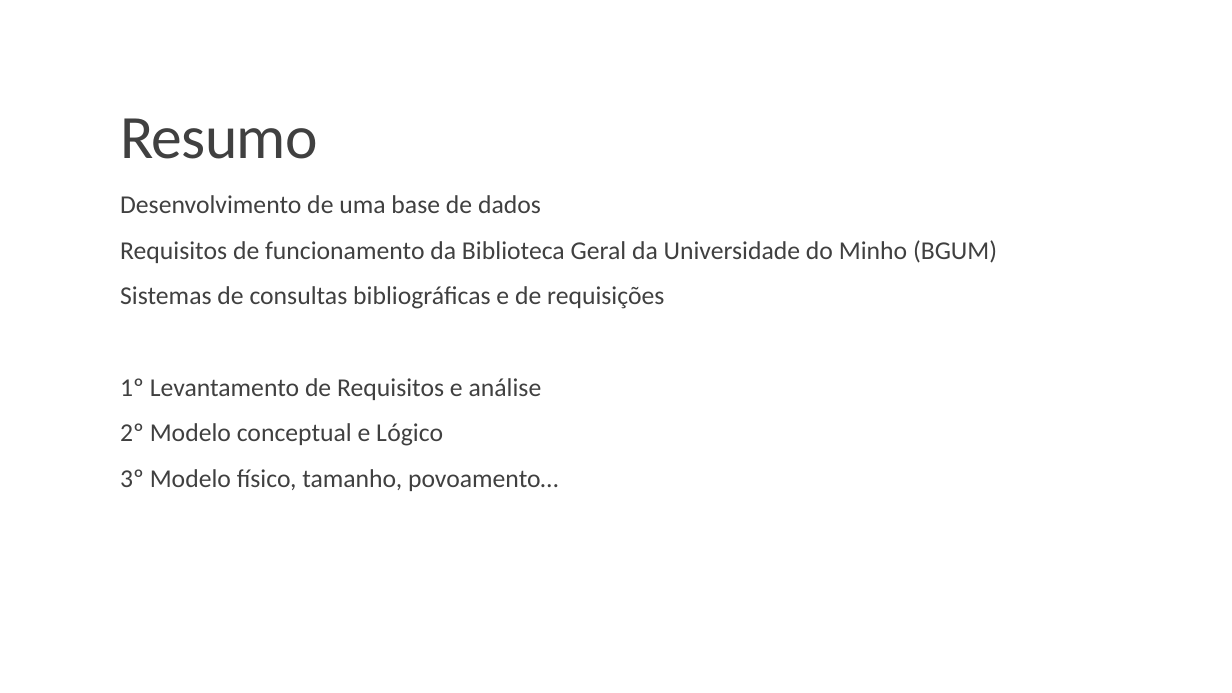
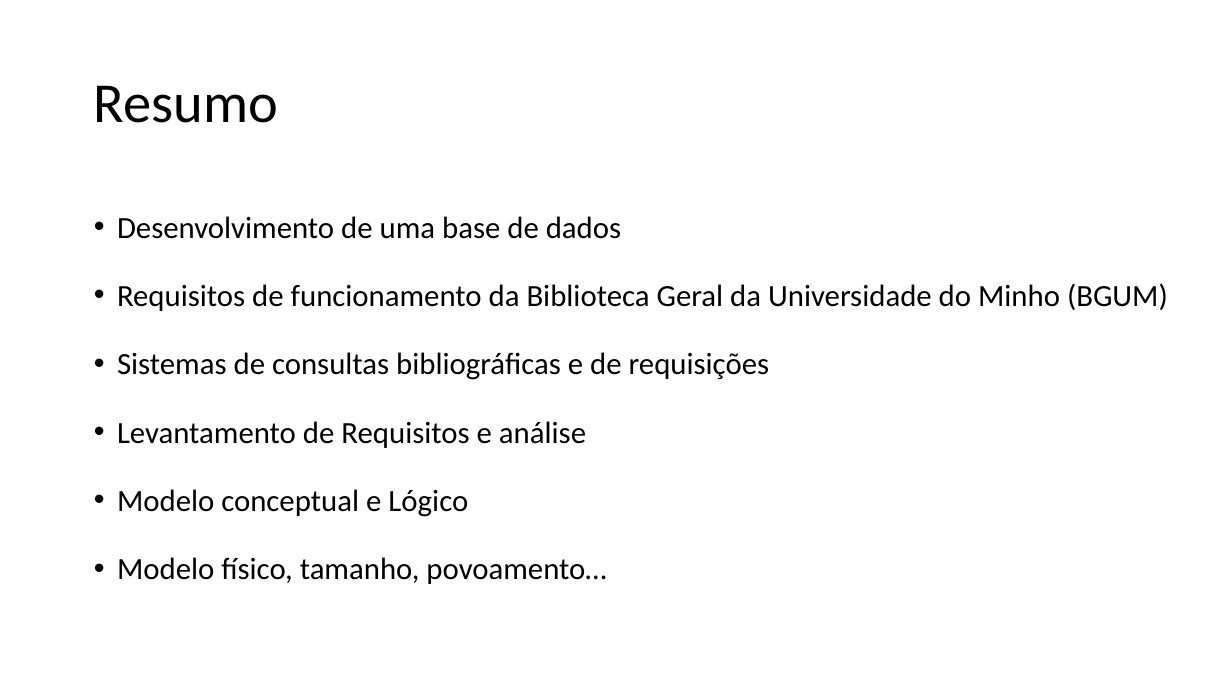
Before and after one commit to b-p3r/BD-1516, a slide deck: slide 3 of begininPP.pptx. Drawn at 1232x693 pixels with LibreOffice and Linux fonts; fonts in the diff are those of the drawing. Boxes give left, top, right and bottom in pixels: in the first picture for what was removed or moved away, otherwise in the second. Text is boxed around its words. In the diff, an @@ line names an element or a change of style, - is before the commit and + after.

Commit message:
submete modelo conceptual e capa + cenas

```diff
--- a/begininPP.pptx
+++ b/begininPP.pptx
@@ title "Resumo": place and size @@
-title "Resumo" at bbox=[120, 118, 318, 159]
+title "Resumo" at bbox=[94, 85, 278, 123]
@@ title "Resumo" at bbox=[94, 85, 278, 123]: size 48 to 44 pt, text colour #404040 to #000000, letter spacing -0.5 to 0 pt; line spacing 0.85 to 0.9; vertical alignment bottom to middle @@
@@ text "Desenvolvimento de uma base de ...": place and size @@
-text "Desenvolvimento de uma base de ..." at bbox=[120, 195, 997, 491]
+text "Desenvolvimento de uma base de ..." at bbox=[117, 216, 1168, 584]
@@ text at bbox=[117, 216, 1168, 380]: size 20 to 24 pt, text colour #404040 to #000000 in "Desenvolvimento de uma base de dados", "Requisitos de funcionamento da Biblioteca Geral da ...", "Sistemas de consultas bibliográficas e de requisições"; alignment left to justified; bullet   to •; line spacing 0.9 to 1.5; less space between paragraphs @@
@@ text at bbox=[117, 421, 606, 584]: text changed; size 20 to 24 pt; text colour #404040 to #000000 @@
-  1º Levantamento de Requisitos e análise
-  2º Modelo conceptual e Lógico
-  3º Modelo físico, tamanho, povoamento…
+• Levantamento de Requisitos e análise
+• Modelo conceptual e Lógico
+• Modelo físico, tamanho, povoamento…
```
Also in this commit, not shown: 9 other slides changed, 12 slides added, 2 slides removed.
